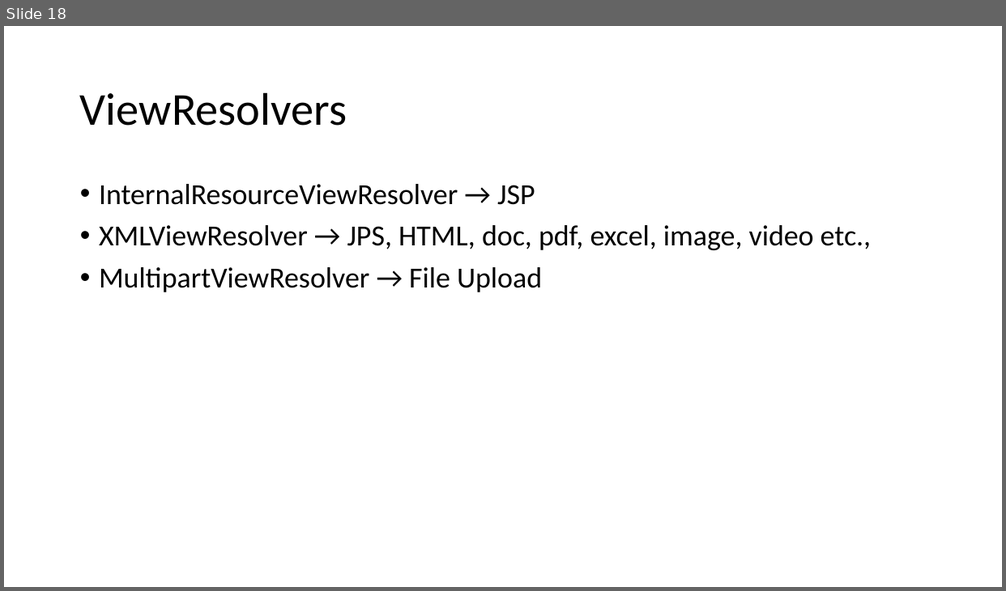
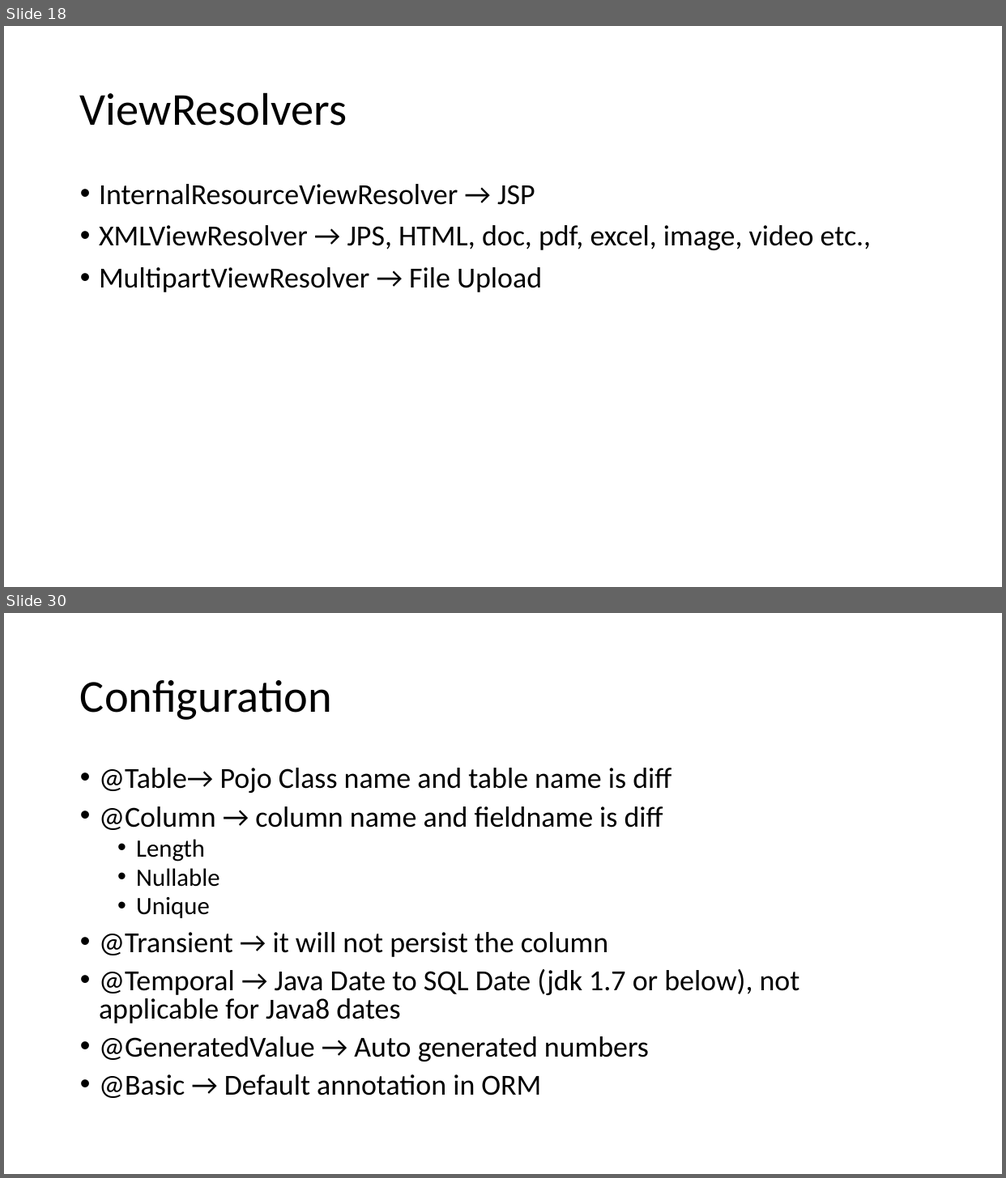
Before and after one commit to sharmilasimhadri/pod_trg, a slide deck: notes.pptx. Shown one above the other, each under a label of ours: slide 18 before the commit, slides 18 and 30 after it; the slides between them are not shown. The pictures are 1006x591 and 1006x1178 pixels, drawn with LibreOffice and Linux fonts; fonts in the diff are those of the drawing. Boxes give left, top, right and bottom in pixels: in the first picture for what was removed or moved away, otherwise in the second. Text is boxed around its words. In the diff, an @@ line names an element or a change of style, - is before the commit and + after.

```diff
--- a/notes.pptx
+++ b/notes.pptx
@@ slide 30 added at [4, 613, 1002, 1174], background #FFFFFF @@
@@ title added at [80, 680, 332, 720], 44 pt, text #000000 @@
+Configuration
@@ text added at [99, 768, 800, 1098], 28 pt, text #000000 @@
+• @Table→ Pojo Class name and table name is diff
+• @Column → column name and fieldname is diff
+  • Length
+  • Nullable
+  • Unique
+• @Transient → it will not persist the column
+• @Temporal → Java Date to SQL Date (jdk 1.7 or below), not applicable for Java8 dates
+• @GeneratedValue → Auto generated numbers
+• @Basic → Default annotation in ORM
```
Also in this commit, not shown: 2 slides changed, 13 other slides added, 1 other file.
